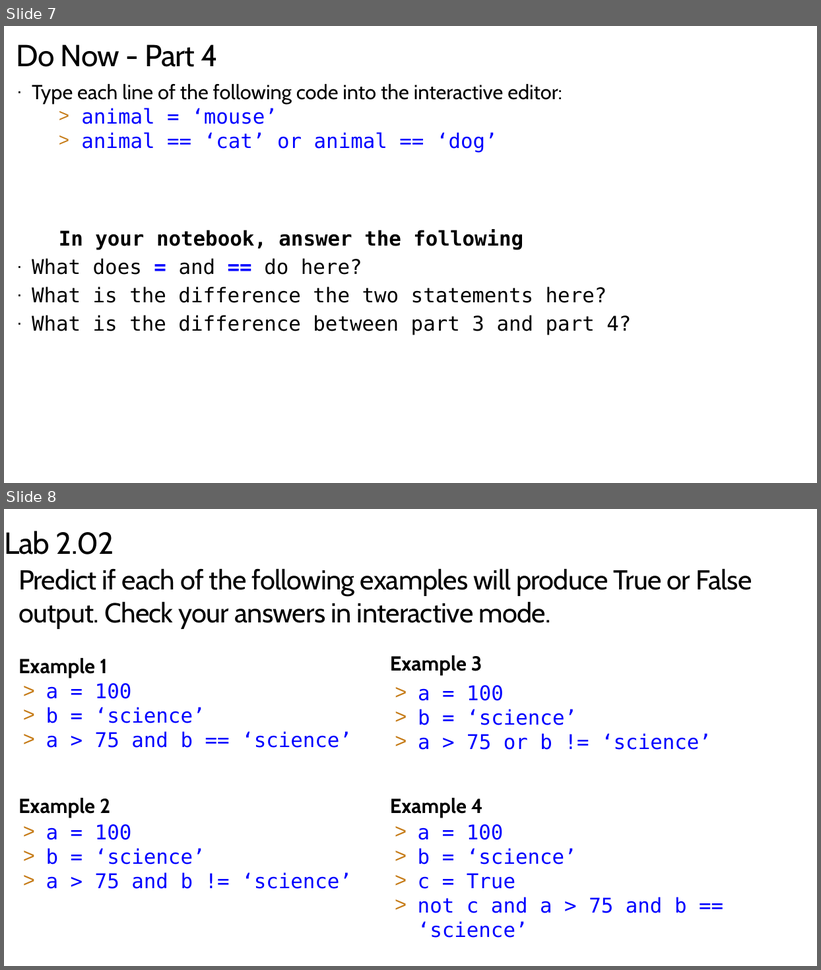
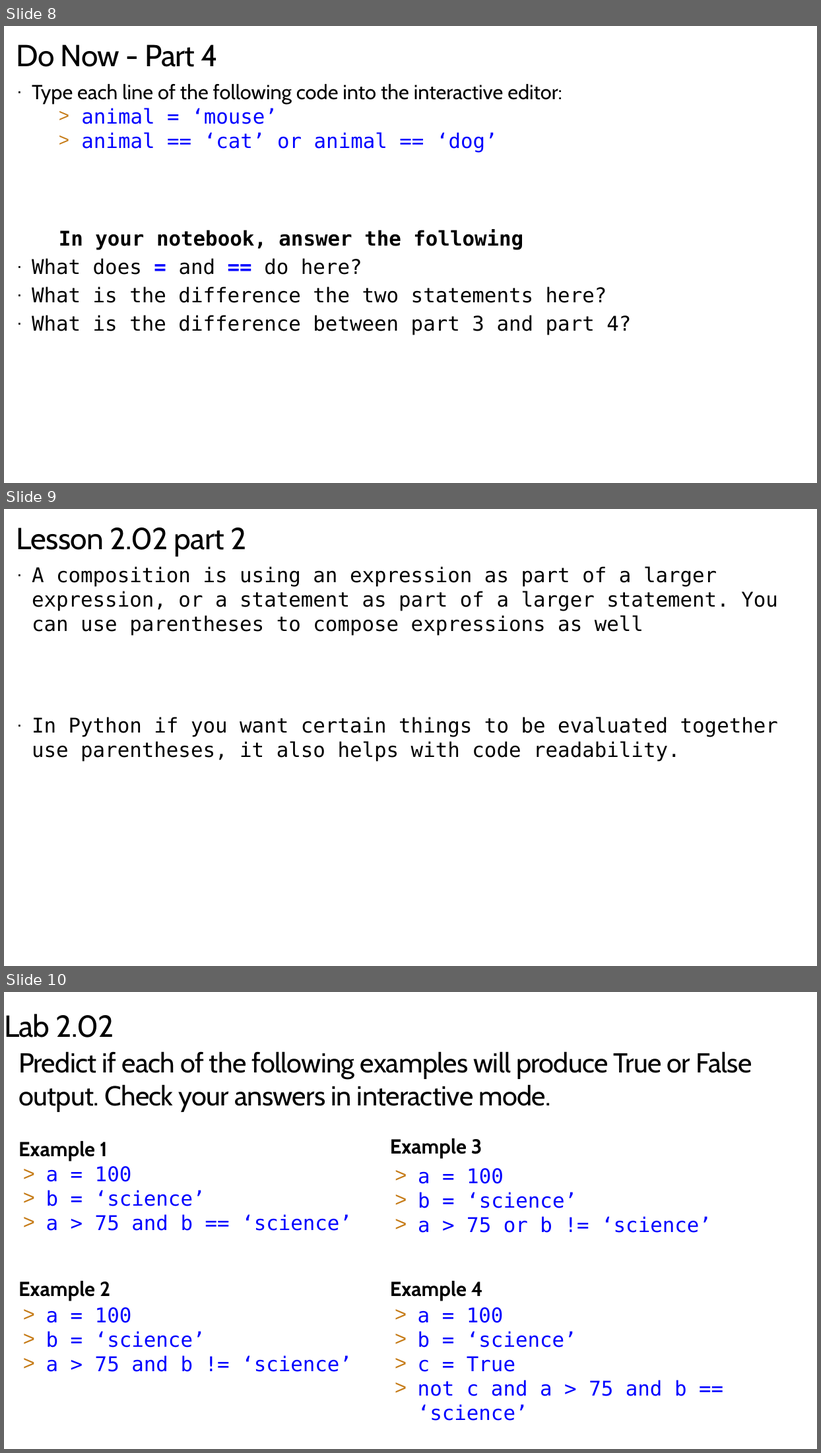
Before and after one commit to TEALSK12/2nd-semester-introduction-to-computer-science, a slide deck: units/2_unit/slidedecks/Intro Python 2.02 TEALS.pptx. Shown one above the other, each under a label of ours: slides 7 and 8 before the commit, slides 8, 9 and 10 after it. The pictures are 821x970 and 821x1453 pixels, drawn with LibreOffice and Linux fonts; fonts in the diff are those of the drawing; background and template pictures are left out. Boxes give left, top, right and bottom in pixels: in the first picture for what was removed or moved away, otherwise in the second. Text is boxed around its words. In the diff, an @@ line names an element or a change of style, - is before the commit and + after.

```diff
--- a/units/2_unit/slidedecks/Intro Python 2.02 TEALS.pptx
+++ b/units/2_unit/slidedecks/Intro Python 2.02 TEALS.pptx
@@ slide 9 added at bbox=[4, 509, 817, 966], background #FFFFFF @@
@@ title added at bbox=[17, 527, 246, 557], 36 pt, text #000000 @@
+Lesson 2.02 part 2
@@ text added at bbox=[32, 566, 778, 762], 24 pt, text #000000 @@
+· A composition is using an expression as part of a larger expression, or a statement as part of a larger statement. You can use parentheses to compose expressions as well
+· In Python if you want certain things to be evaluated together use parentheses, it also helps with code readability.
@@ what was slide 7 is now slide 8 @@
@@ what was slide 8 is now slide 10 @@
```
Also in this commit, not shown: 2 slides changed, 1 other slide added, 6 other files.
